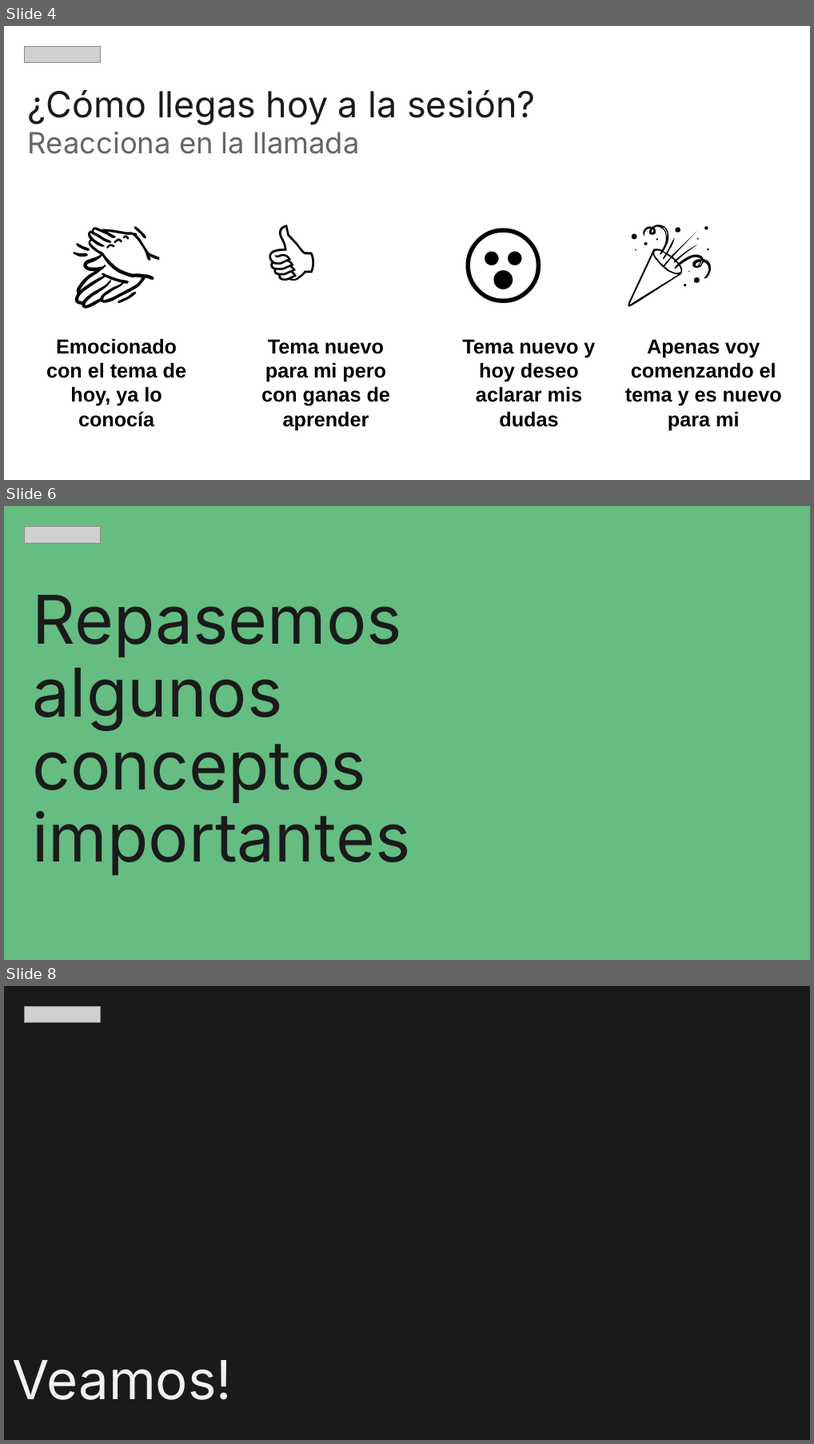
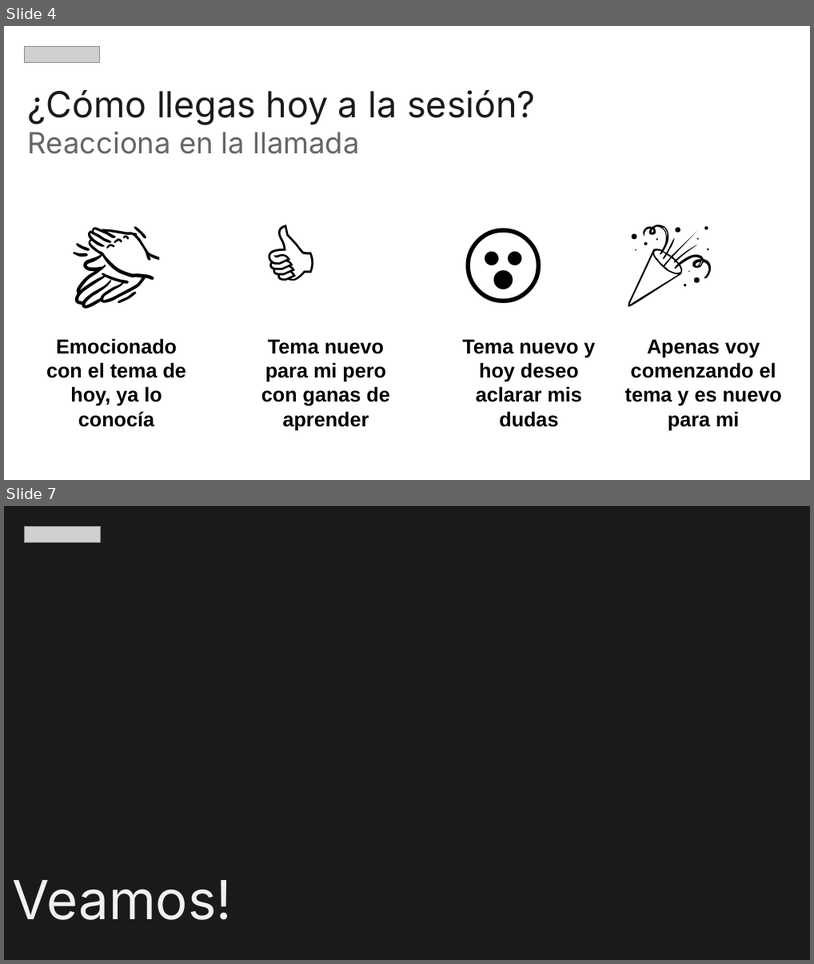
Before and after one commit to zyntonyson/bootcamp_ds_da, a slide deck: 01-da-v8-calidad-datos/03-da-s1-calidad-datos.pptx. Shown one above the other, each under a label of ours: slides 4, 6 and 8 before the commit, slides 4 and 7 after it; the slides between them are not shown. The pictures are 814x1444 and 814x964 pixels, drawn with LibreOffice and Linux fonts; fonts in the diff are those of the drawing; grey boxes stand for pictures. Boxes give left, top, right and bottom in pixels: in the first picture for what was removed or moved away, otherwise in the second. Text is boxed around its words. In the diff, an @@ line names an element or a change of style, - is before the commit and + after.

```diff
--- a/01-da-v8-calidad-datos/03-da-s1-calidad-datos.pptx
+++ b/01-da-v8-calidad-datos/03-da-s1-calidad-datos.pptx
@@ slide 6 removed at (4,506,810,960), background #65BD82 @@
@@ picture removed at (24,526,100,543) @@
@@ title removed at (33,595,411,875) @@
-Repasemos algunos conceptos importantes
@@ what was slide 8 is now slide 7 @@
```
Also in this commit, not shown: 2 slides changed, 17 other files.
